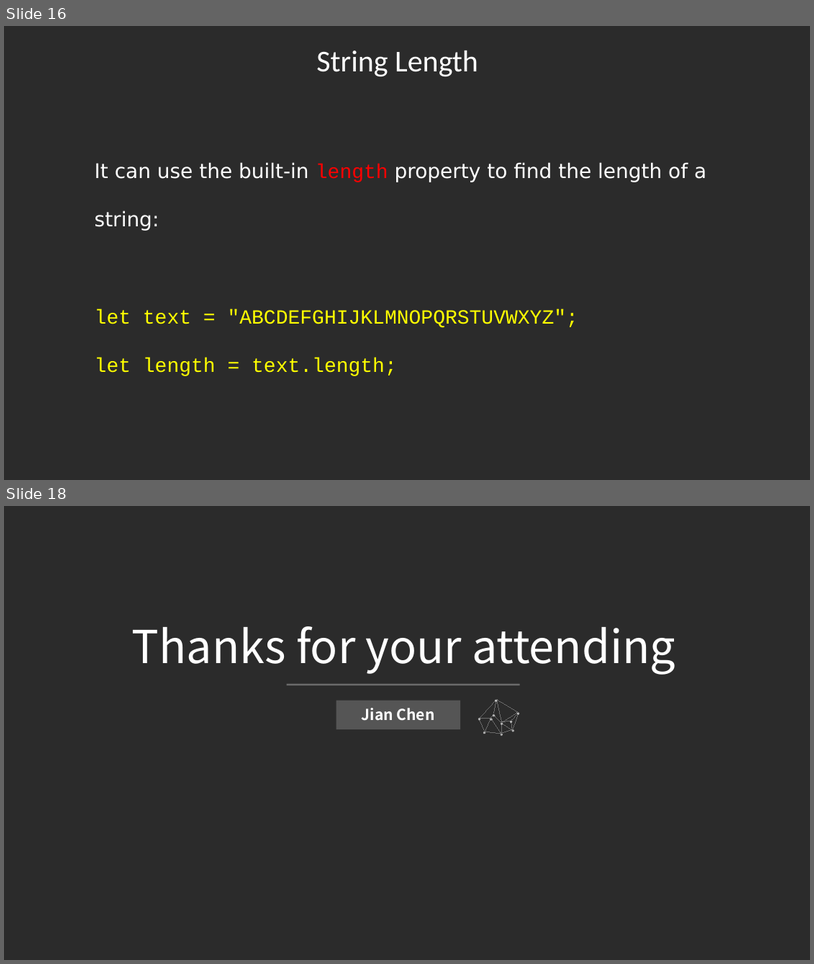
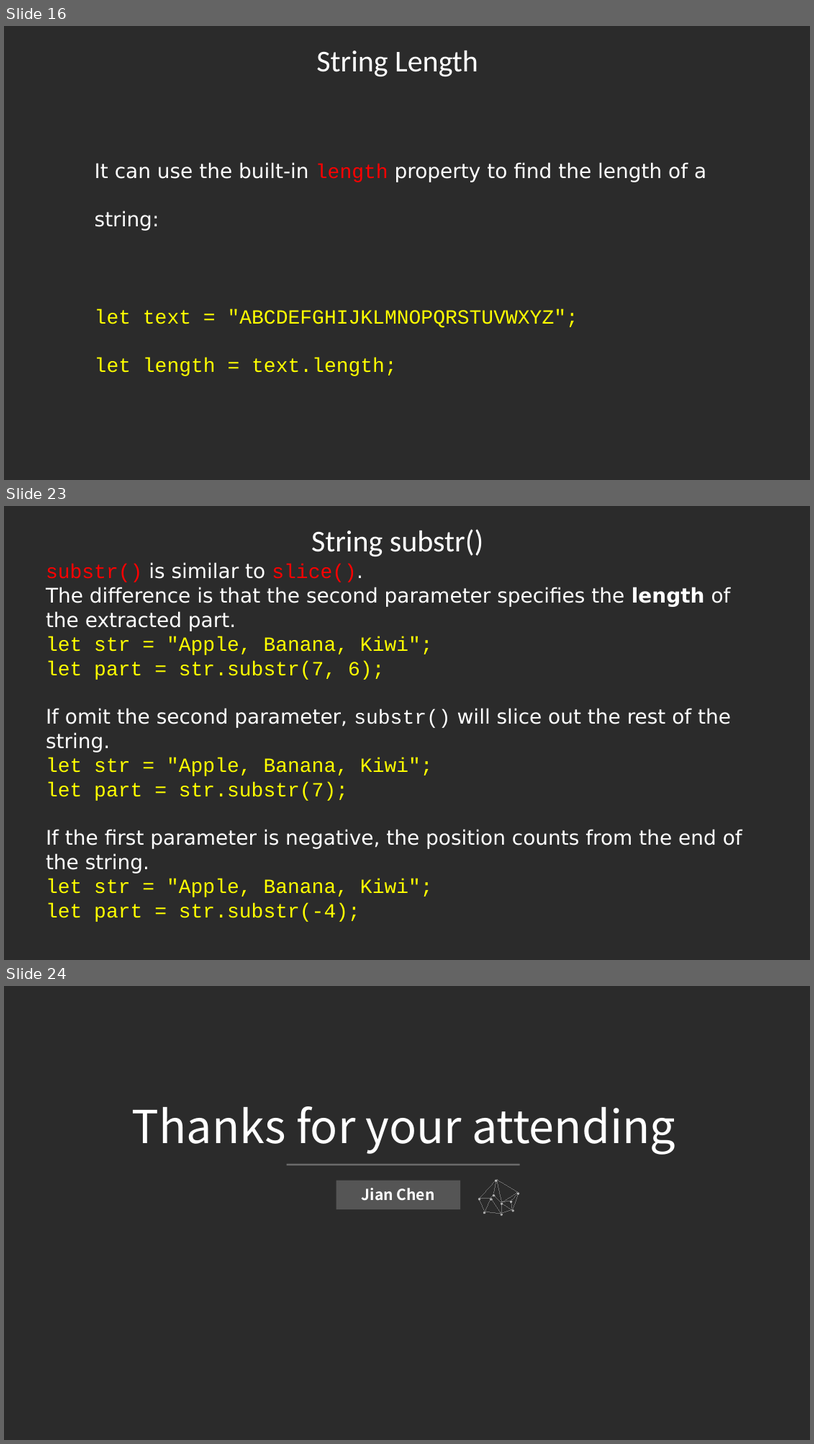
Before and after one commit to jianchentech/WebCamp, a slide deck: WebLecture/Lecture13-Javascript4.pptx. Shown one above the other, each under a label of ours: slides 16 and 18 before the commit, slides 16, 23 and 24 after it; the slides between them are not shown. The pictures are 814x964 and 814x1444 pixels, drawn with LibreOffice and Linux fonts; fonts in the diff are those of the drawing; background and template pictures are left out; a plain dark background stands for a picture behind light text. Boxes give left, top, right and bottom in pixels: in the first picture for what was removed or moved away, otherwise in the second. Text is boxed around its words. In the diff, an @@ line names an element or a change of style, - is before the commit and + after.

```diff
--- a/WebLecture/Lecture13-Javascript4.pptx
+++ b/WebLecture/Lecture13-Javascript4.pptx
@@ slide 23 added at box(4, 506, 810, 960), background picture (left out) @@
@@ text added at box(311, 529, 484, 557), 36 pt, text #FFFFFF @@
+String substr()
@@ text added at box(46, 562, 743, 921), 24 pt, text #FFFFFF @@
+substr() is similar to slice().
+The difference is that the second parameter specifies the length of the extracted part.
+let str = "Apple, Banana, Kiwi";
+let part = str.substr(7, 6);
+If omit the second parameter, substr() will slice out the rest of the string.
+let str = "Apple, Banana, Kiwi";
+let part = str.substr(7);
+If the first parameter is negative, the position counts from the end of the string.
+let str = "Apple, Banana, Kiwi";
+let part = str.substr(-4);
@@ what was slide 18 is now slide 24 @@
```
Also in this commit, not shown: 6 other slides added, 1 slide removed.
